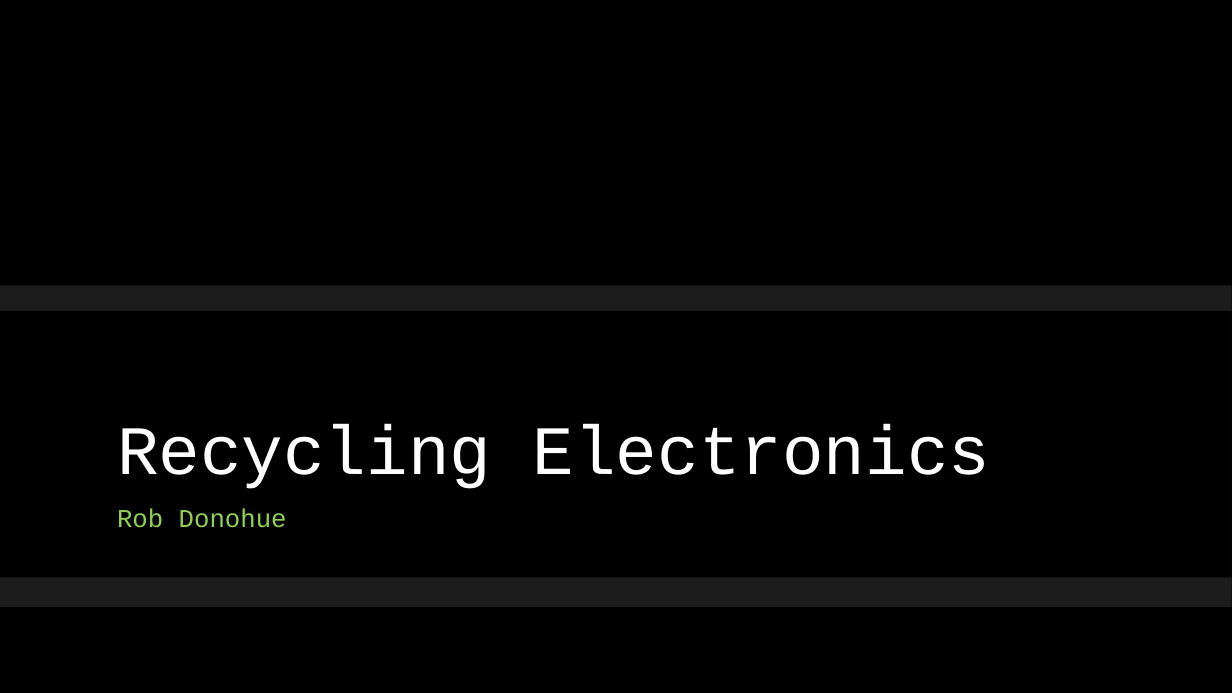
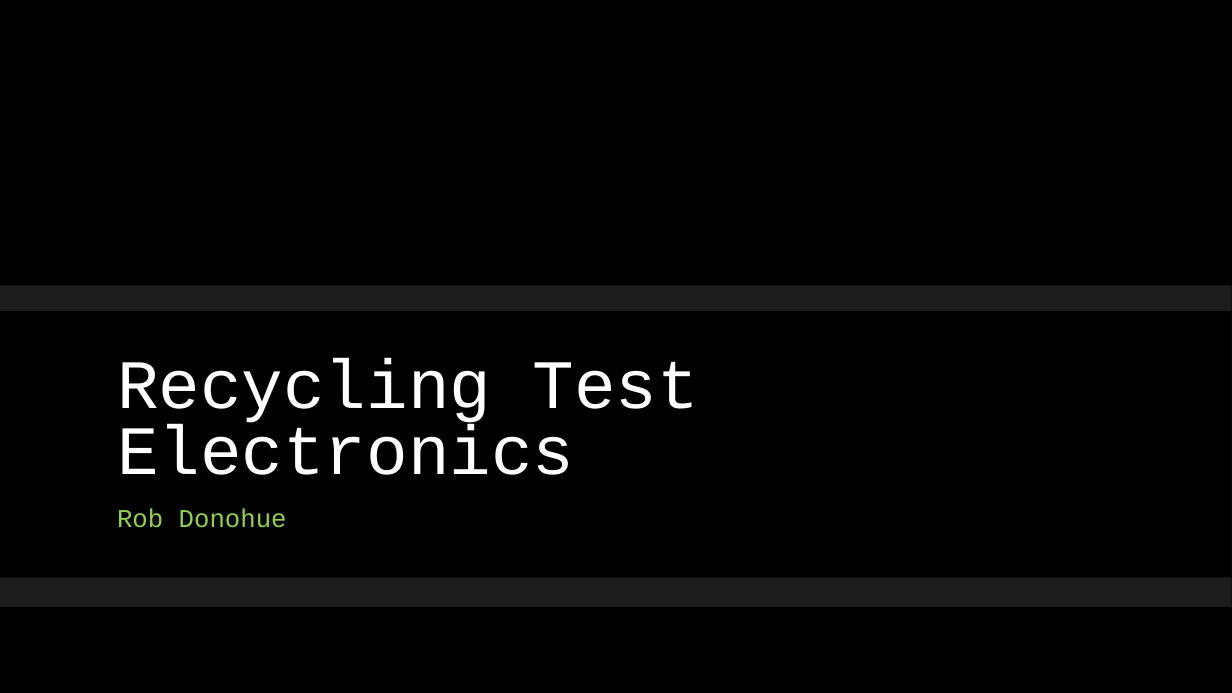
Before and after one commit to donrobc/VisualStudio, a slide deck: slide 1 of Donohue Electronic Recycle.pptx. Drawn at 1232x693 pixels with LibreOffice and Linux fonts; fonts in the diff are those of the drawing; background and template pictures are left out. Boxes give left, top, right and bottom in pixels: in the first picture for what was removed or moved away, otherwise in the second. Text is boxed around its words. In the diff, an @@ line names an element or a change of style, - is before the commit and + after.

Commit message:
Changed Title

```diff
--- a/Donohue Electronic Recycle.pptx
+++ b/Donohue Electronic Recycle.pptx
@@ title at [117, 358, 699, 475]: text changed @@
-Recycling Electronics
+Recycling Test Electronics
```
